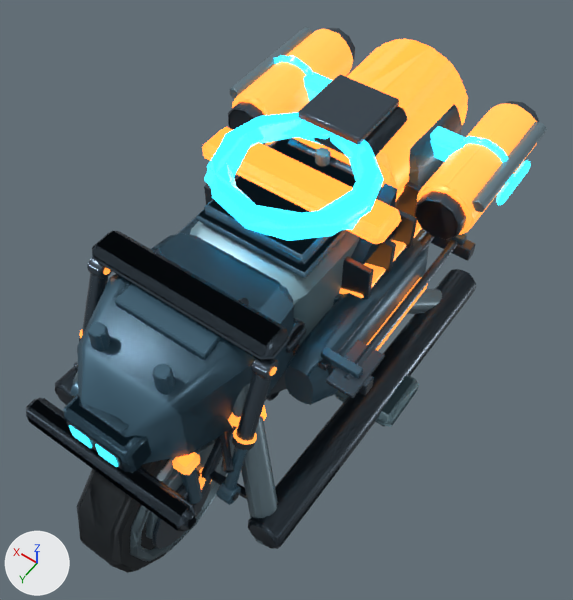
An edit to the FBX model unity/RogueCommandAssetAuthoring/Assets/RogueCommandExpansionSample/Models/SkirmishStrikeBike_LODs.fbx, drawn before and after from the same camera.
Both versions are drawn from a 50 mm camera at (-1.14, 1.53, 3.14) aimed at (-0.03, -0.03, 0.69). The lights are fixed; the arrows at lower left show +X, +Y and +Z. The first picture is the older version. Where no turn or scale is listed for an object, it has been applied to the vertices. Vertices at exactly the same position are counted once.

Script lines for the objects in view, before the commit:
```python
ob_lod0_skirmishstrikebike_batch_strike_bike_light_armor = bpy.data.objects.new('LOD0_SkirmishStrikeBike_Batch_Strike_Bike_Light_Armor', me_lod0_skirmishstrikebike_batch_strike_bike_light_armor_mesh_001)
ob_lod0_skirmishstrikebike_batch_strike_bike_light_armor.location = (0.0, 0.0, 0.0)
ob_lod0_skirmishstrikebike_batch_strike_bike_warning_orange = bpy.data.objects.new('LOD0_SkirmishStrikeBike_Batch_Strike_Bike_Warning_Orange', me_lod0_skirmishstrikebike_batch_strike_bike_warning_orange_mes)
ob_lod0_skirmishstrikebike_batch_strike_bike_warning_orange.location = (-0.446, -0.102, 0.78)
ob_lod1_skirmishstrikebike_batch_strike_bike_armor = bpy.data.objects.new('LOD1_SkirmishStrikeBike_Batch_Strike_Bike_Armor', me_lod1_skirmishstrikebike_batch_strike_bike_armor_mesh_001)
ob_lod1_skirmishstrikebike_batch_strike_bike_armor.location = (0.14, 0.015, 0.09)
ob_lod1_skirmishstrikebike_batch_strike_bike_light_armor = bpy.data.objects.new('LOD1_SkirmishStrikeBike_Batch_Strike_Bike_Light_Armor', me_lod1_skirmishstrikebike_batch_strike_bike_light_armor_mesh_001)
ob_lod1_skirmishstrikebike_batch_strike_bike_light_armor.location = (0.0, 0.0, 0.0)
ob_lod2_skirmishstrikebike_batch_strike_bike_light_armor = bpy.data.objects.new('LOD2_SkirmishStrikeBike_Batch_Strike_Bike_Light_Armor', me_lod2_skirmishstrikebike_batch_strike_bike_light_armor_mesh_001)
ob_lod2_skirmishstrikebike_batch_strike_bike_light_armor.location = (0.0, 0.0, 0.0)
ob_lod2_skirmishstrikebike_batch_strike_bike_warning_orange = bpy.data.objects.new('LOD2_SkirmishStrikeBike_Batch_Strike_Bike_Warning_Orange', me_lod2_skirmishstrikebike_batch_strike_bike_warning_orange_mes)
ob_lod2_skirmishstrikebike_batch_strike_bike_warning_orange.location = (-0.446, -0.102, 0.78)
# also in view: 'LOD2_SkirmishStrikeBike_Batch_Strike_Bike_Arc_Cyan' at (0.0, 0.05, 1.13); 'LOD1_SkirmishStrikeBike_Batch_Strike_Bike_Gunmetal' at (0.0, -0.05, 0.78); 'LOD1_SkirmishStrikeBike_Batch_Strike_Bike_Tire' at (0.0, -0.01, 0.47); 'LOD0_SkirmishStrikeBike_Batch_Strike_Bike_Gunmetal' at (-0.01, -0.05, 0.78); 'LOD2_SkirmishStrikeBike_Batch_Strike_Bike_Gunmetal' at (-0.01, -0.05, 0.78)
```
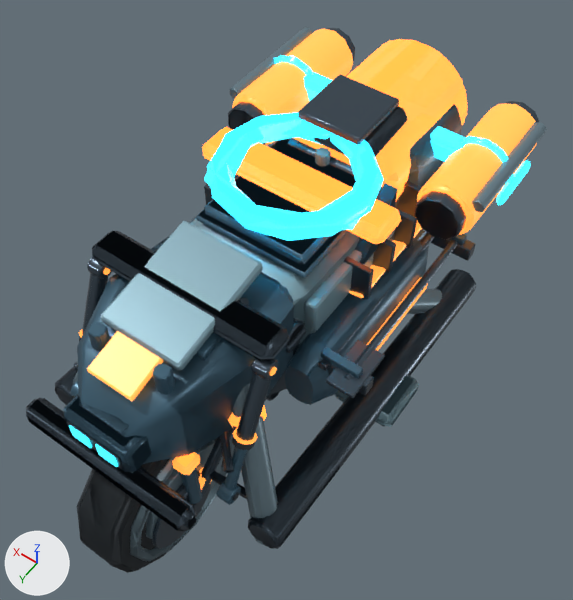
Where the newer file only moved an object's origin or applied its transform, the numbers keep the older frame.

Location of each change, [x1, y1, x2, y2] in pixels of the pictures (573 x 600 px; the box of a moved part takes in the faces that stretch with it):
'LOD0_SkirmishStrikeBike_Batch_Strike_Bike_Light_Armor', reshaped (mostly hidden before)
    before: [190, 148, 418, 426]
    after: [101, 148, 418, 426]
'LOD2_SkirmishStrikeBike_Batch_Strike_Bike_Warning_Orange', reshaped
    before: [80, 32, 536, 480]
    after: [79, 30, 523, 480]
'LOD1_SkirmishStrikeBike_Batch_Strike_Bike_Light_Armor', reshaped (mostly hidden)
    before: [202, 148, 417, 426]
    after: [101, 148, 417, 426]
'LOD2_SkirmishStrikeBike_Batch_Strike_Bike_Light_Armor', reshaped (mostly hidden)
    before: [287, 149, 419, 427]
    after: [100, 149, 419, 427]
part 1 of me_lod0_skirmishstrikebike_batch_strike_bike_warning_orange_mes, added
    after: [87, 331, 163, 401]
part 2 of me_lod2_skirmishstrikebike_batch_strike_bike_warning_orange_mes, moved or reshaped
    before: [232, 32, 536, 235]
    after: [232, 30, 523, 235]
part 3 of me_lod0_skirmishstrikebike_batch_strike_bike_light_armor_mesh_001, added (cyan)
    after: [101, 221, 263, 370]
part 4 of me_lod0_skirmishstrikebike_batch_strike_bike_light_armor_mesh_001, added (cyan)
    after: [304, 229, 395, 334]
part 5 of me_lod2_skirmishstrikebike_batch_strike_bike_light_armor_mesh_001, built on
    after: [100, 221, 291, 367]
part 6 of me_lod1_skirmishstrikebike_batch_strike_bike_light_armor_mesh_001, added
    after: [101, 221, 262, 371]

Diff of the bpy script that builds the scene:
```diff
--- a/unity/RogueCommandAssetAuthoring/Assets/RogueCommandExpansionSample/Models/SkirmishStrikeBike_LODs.fbx.py
+++ b/unity/RogueCommandAssetAuthoring/Assets/RogueCommandExpansionSample/Models/SkirmishStrikeBike_LODs.fbx.py
@@ me_lod2_skirmishstrikebike_batch_strike_bike_light_armor_mesh_001 @@
-me_lod2_skirmishstrikebike_batch_strike_bike_light_armor_mesh_001.from_pydata(...)  # 89 vertices, 90 faces; spans x -0.595..0.595, y -0.46..0.28, z 0.39..1.255
+me_lod2_skirmishstrikebike_batch_strike_bike_light_armor_mesh_001.from_pydata(...)  # 112 vertices, 108 faces; spans x -0.595..0.595, y -0.46..0.685, z 0.39..1.291
+# me_lod2_skirmishstrikebike_batch_strike_bike_light_armor_mesh_001 part 5
+# 2 vertices are removed from x 0.147..0.194, y 0.275..0.28, z 1.032..1.062
+# 4 faces are deleted
+# 25 vertices are added at x -0.292..0.292, y -0.377..0.685, z 0.903..1.291
+# 22 new faces join them
 me_lod2_skirmishstrikebike_batch_strike_bike_light_armor_mesh_001.materials.append(mat_strike_bike_light_armor)
@@ me_lod0_skirmishstrikebike_batch_strike_bike_light_armor_mesh_001 @@
-me_lod0_skirmishstrikebike_batch_strike_bike_light_armor_mesh_001.from_pydata(...)  # 316 vertices, 316 faces; spans x -0.595..0.595, y -0.46..0.28, z 0.39..1.255
+me_lod0_skirmishstrikebike_batch_strike_bike_light_armor_mesh_001.from_pydata(...)  # 388 vertices, 394 faces; spans x -0.595..0.595, y -0.46..0.688, z 0.39..1.294
+# me_lod0_skirmishstrikebike_batch_strike_bike_light_armor_mesh_001 part 3: a new loose piece of 24 vertices spanning x -0.16..0.16, y 0.272..0.688, z 1.183..1.294, in mat_strike_bike_light_armor (cyan #7c9eaa)
+# me_lod0_skirmishstrikebike_batch_strike_bike_light_armor_mesh_001 part 4: a new loose piece of 24 vertices spanning x -0.295..-0.245, y -0.38..0.18, z 0.9..1.06, in mat_strike_bike_light_armor (cyan #7c9eaa)
+# other edits to the shape of me_lod0_skirmishstrikebike_batch_strike_bike_light_armor_mesh_001 do not show in these pictures
 me_lod0_skirmishstrikebike_batch_strike_bike_light_armor_mesh_001.materials.append(mat_strike_bike_light_armor)
@@ me_lod1_skirmishstrikebike_batch_strike_bike_light_armor_mesh_001 @@
-me_lod1_skirmishstrikebike_batch_strike_bike_light_armor_mesh_001.from_pydata(...)  # 165 vertices, 137 faces; spans x -0.595..0.595, y -0.46..0.28, z 0.39..1.254
+me_lod1_skirmishstrikebike_batch_strike_bike_light_armor_mesh_001.from_pydata(...)  # 204 vertices, 176 faces; spans x -0.595..0.595, y -0.46..0.686, z 0.39..1.294
+# me_lod1_skirmishstrikebike_batch_strike_bike_light_armor_mesh_001 part 6: a new loose piece of 16 vertices spanning x -0.16..0.16, y 0.274..0.686, z 1.183..1.294, in mat_strike_bike_light_armor (cyan #7c9eaa)
+# other edits to the shape of me_lod1_skirmishstrikebike_batch_strike_bike_light_armor_mesh_001 do not show in these pictures
 me_lod1_skirmishstrikebike_batch_strike_bike_light_armor_mesh_001.materials.append(mat_strike_bike_light_armor)
@@ me_lod2_skirmishstrikebike_batch_strike_bike_warning_orange_mes @@
-me_lod2_skirmishstrikebike_batch_strike_bike_warning_orange_mes.from_pydata(...)  # 224 vertices, 232 faces; spans x -0.1..0.99, y -0.92..0.91, z -0.37..0.53
+me_lod2_skirmishstrikebike_batch_strike_bike_warning_orange_mes.from_pydata(...)  # 232 vertices, 244 faces; spans x -0.1..0.99, y -0.92..0.93, z -0.37..0.53
+# me_lod2_skirmishstrikebike_batch_strike_bike_warning_orange_mes part 2: 4 vertices moved from x -0.1..0.58, y -0.89..-0.34, z 0.32..0.53 to x -0.1..0.53, y -0.9..-0.34, z 0.33..0.52; 57 vertices removed from x -0.1..0.99, y -0.92..-0.3, z 0.09..0.53; 60 vertices added at x -0.09..0.99, y -0.92..-0.3, z 0.08..0.53
+# other edits to the shape of me_lod2_skirmishstrikebike_batch_strike_bike_warning_orange_mes do not show in these pictures
 me_lod2_skirmishstrikebike_batch_strike_bike_warning_orange_mes.materials.append(mat_strike_bike_warning_orange)
@@ me_lod0_skirmishstrikebike_batch_strike_bike_warning_orange_mes @@
-me_lod0_skirmishstrikebike_batch_strike_bike_warning_orange_mes.from_pydata(...)  # 778 vertices, 804 faces; spans x -0.1..0.99, y -0.92..0.91, z -0.37..0.53
+me_lod0_skirmishstrikebike_batch_strike_bike_warning_orange_mes.from_pydata(...)  # 802 vertices, 830 faces; spans x -0.1..0.99, y -0.92..0.93, z -0.37..0.53
+# me_lod0_skirmishstrikebike_batch_strike_bike_warning_orange_mes part 1: a new loose piece of 24 vertices spanning x 0.36..0.54, y 0.71..0.93, z 0.36..0.44, in mat_strike_bike_warning_orange (orange #fa8e3c, glowing orange #fa8e3c)
 me_lod0_skirmishstrikebike_batch_strike_bike_warning_orange_mes.materials.append(mat_strike_bike_warning_orange)
```
